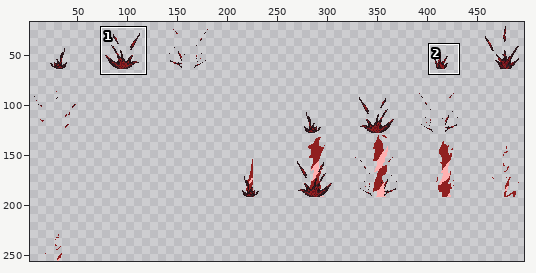
Sprite sheet -- Assets/Aseprite Files/Sprites/Flame Attack .png. The first picture is a wide view before the edit; the outline marks the close-up.
Close-up. Before the commit:
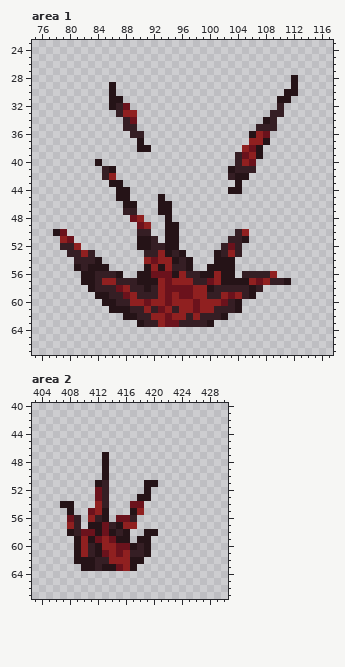
The file is 512x256 pixels. Shown: area 1: x 75..117, y 23..67; area 2: x 403..430, y 40..67. The wide view leaves out empty margins. The commit also changed other parts of the picture, which this record leaves out.
After:
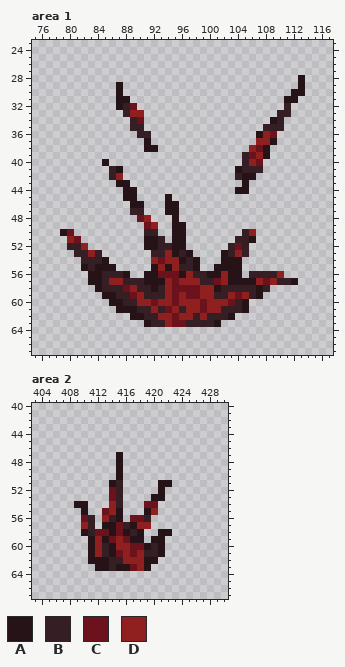
Palette (. is transparent): A #251317  B #351e24  C #6b121c  D #902020
Difference:
Changed rows in their new state; - is an unchanged pixel.
Area 1:
first column x 78:
28 ----------------------------------.A
29 --------.A------------------------.A
30 --------.A-----------------------.-A
31 --------.-A---------------------.-A-
32 --------.ABC--------------------.B--
33 ---------.B-D------------------.-B--
34 ----------.BC-----------------.AB---
35 ----------.-B----------------.--B---
36 -----------.-B--------------.ADC----
37 ------------.A--------------.-DA----
38 ------------.-A------------.DCA-----
39 --------------------------.BCDA-----
40 ------.A------------------.BDC------
41 -------.BA---------------.A--B------
42 -------.BD---------------.B-A-------
43 --------.-A---------------.A--------
44 ---------.-A-------------.-A--------
45 ---------.-A---.A-------------------
46 ----------.-A--.-A------------------
47 ----------.-B--.-A------------------
48 -----------.CD--.A------------------
49 ------------.CD-.-A-----------------
50 .AC---------.-B-.-A-------.BD-------
51 -.DC--------.-AB.-A------.-BA-------
52 -.-BD-------.-A-B-A-----.BCB--------
53 --.-BDB------.-BDABA---.ABDB--------
54 ---.--BA-----.DC-DABA--.--A---------
55 ---.AB--A----.ADAD-BA-.---A---------
56 ----.-A--BA-.-A--CAD-B-AD-A.---BD---
57 ----.-AB-D--B--ADC--D-BCD---ADCD-BA-
58 -----.A--BCD-BABD---C-DA----BAB-----
59 ------.-A-BCD--BDCD-C-D-BDCDBA------
60 -------.-A-B-DC-DC--DC--DCBA--------
61 --------.--A-BDBCDB-DC-D--BA--------
62 ----------.-A-B-DC-DBD--BA----------
63 ------------.A-BD-C---BA------------
Area 2:
first column x 407:
47 ------.-A-------
48 ------.-A-------
49 ------.-A-------
50 ------.-A-------
51 -----..AB---..AA
52 -----..CB---.-A-
53 -----..CB--..AA-
54 ..AA-..DB-..CC--
55 -.-A..CDA-..AD--
56 -..CB.DBA.CCB---
57 -..DB.AACBADD---
58 -..ABC--C-BA..AA
59 --..-DA-DCA-.AA-
60 --..ADBADDCC-BA-
61 --..ADBA--CDBBA-
62 --..-AABB-DDAA--
63 ---..A-BAACDA---
Boxes around the changes in both close-ups, in picture pixels (x1, y1, x2, y2):
changed: (53, 75, 305, 327)
changed: (60, 452, 172, 571)
